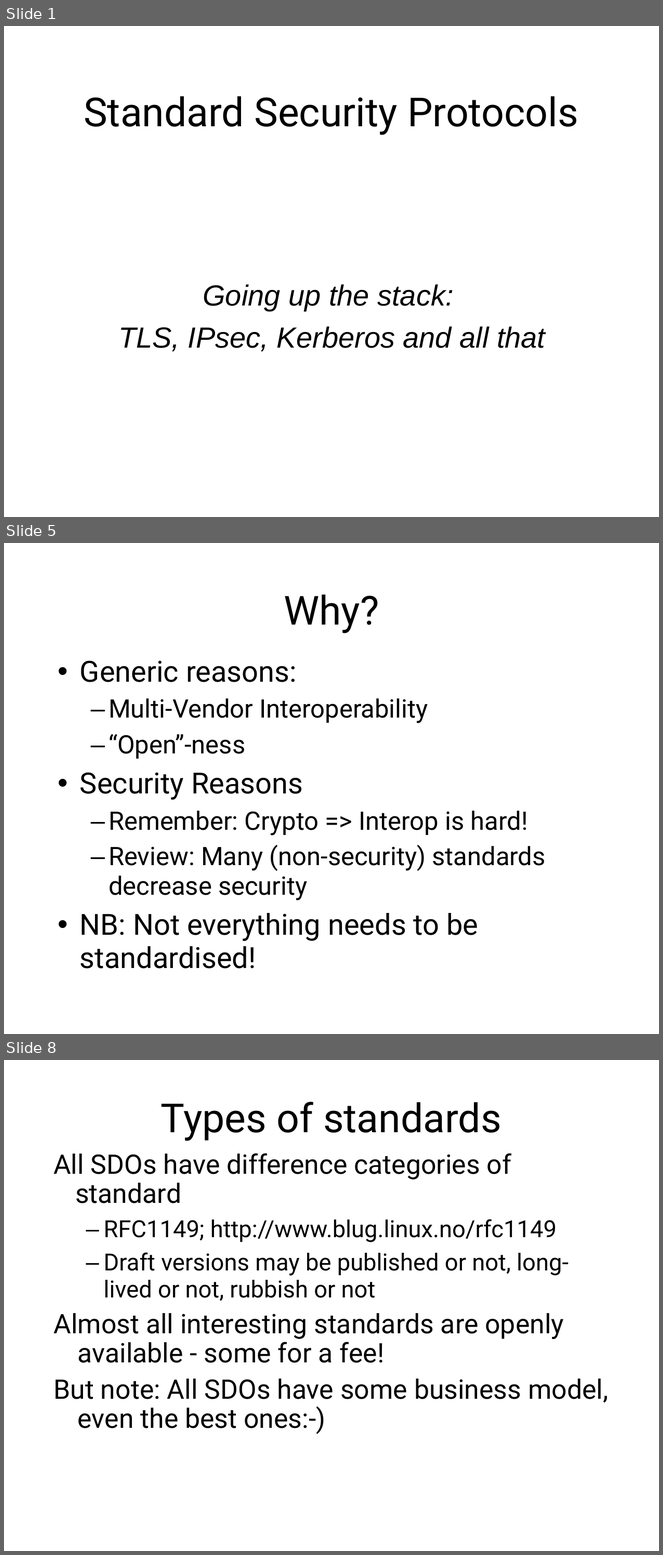
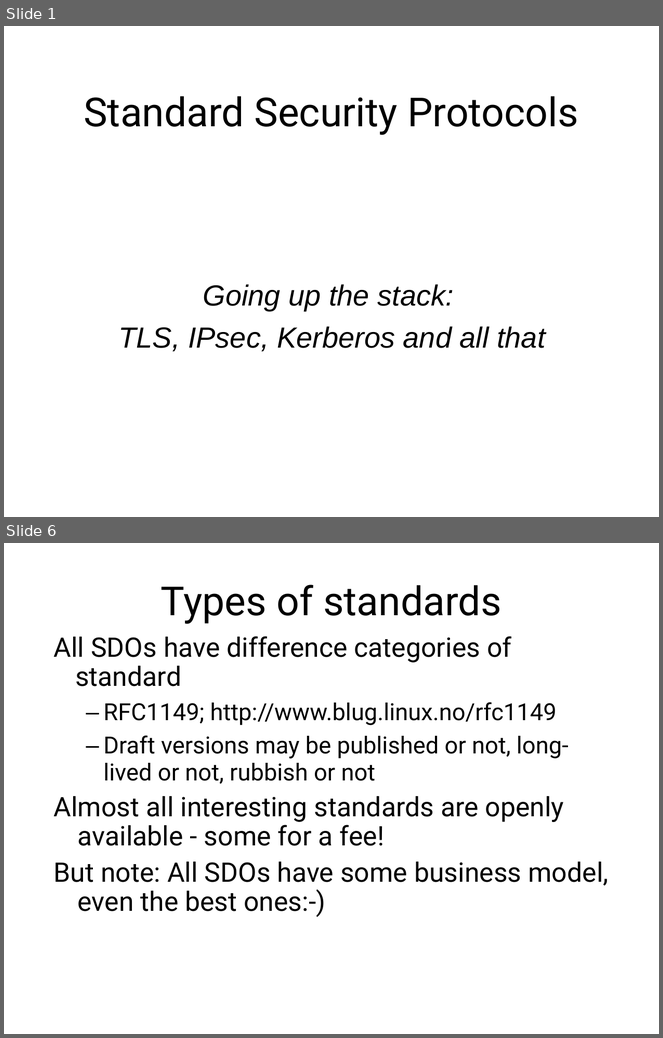
Before and after one commit to sftcd/cs7053, a slide deck: 2016lectures/06-protocols.ppt. Shown one above the other, each under a label of ours: slides 1, 5 and 8 before the commit, slides 1 and 6 after it; the slides between them are not shown. The pictures are 663x1555 and 663x1038 pixels, drawn with LibreOffice and Linux fonts; fonts in the diff are those of the drawing. Boxes give left, top, right and bottom in pixels: in the first picture for what was removed or moved away, otherwise in the second. Text is boxed around its words. In the diff, an @@ line names an element or a change of style, - is before the commit and + after.

```diff
--- a/2016lectures/06-protocols.ppt
+++ b/2016lectures/06-protocols.ppt
@@ slide 5 removed at bbox=[4, 543, 659, 1034], background #FFFFFF @@
@@ title removed at bbox=[284, 594, 379, 633] @@
-Why?
@@ text removed at bbox=[80, 661, 546, 969] @@
-• Generic reasons:
-  – Multi-Vendor Interoperability
-  – “Open”-ness
-• Security Reasons
-  – Remember: Crypto => Interop is hard!
-  – Review: Many (non-security) standards decrease security
-• NB: Not everything needs to be standardised!
@@ what was slide 8 is now slide 6 @@
```
Also in this commit, not shown: 16 slides changed, 1 slide added, 1 other slide removed, 2 other files.
